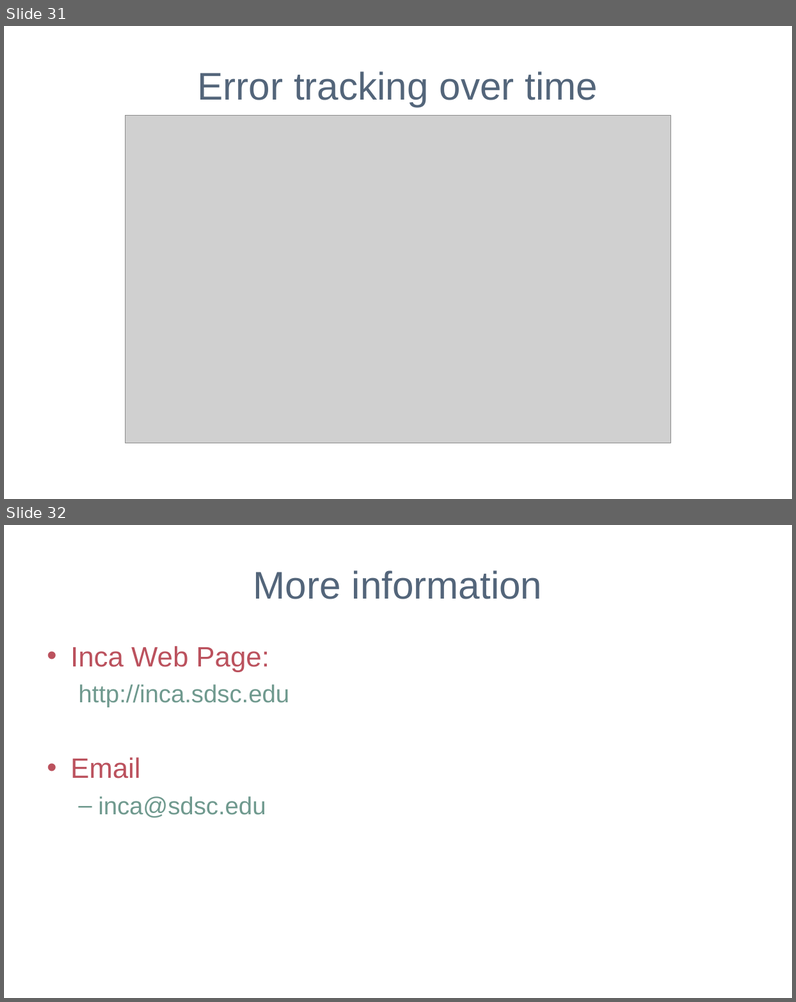
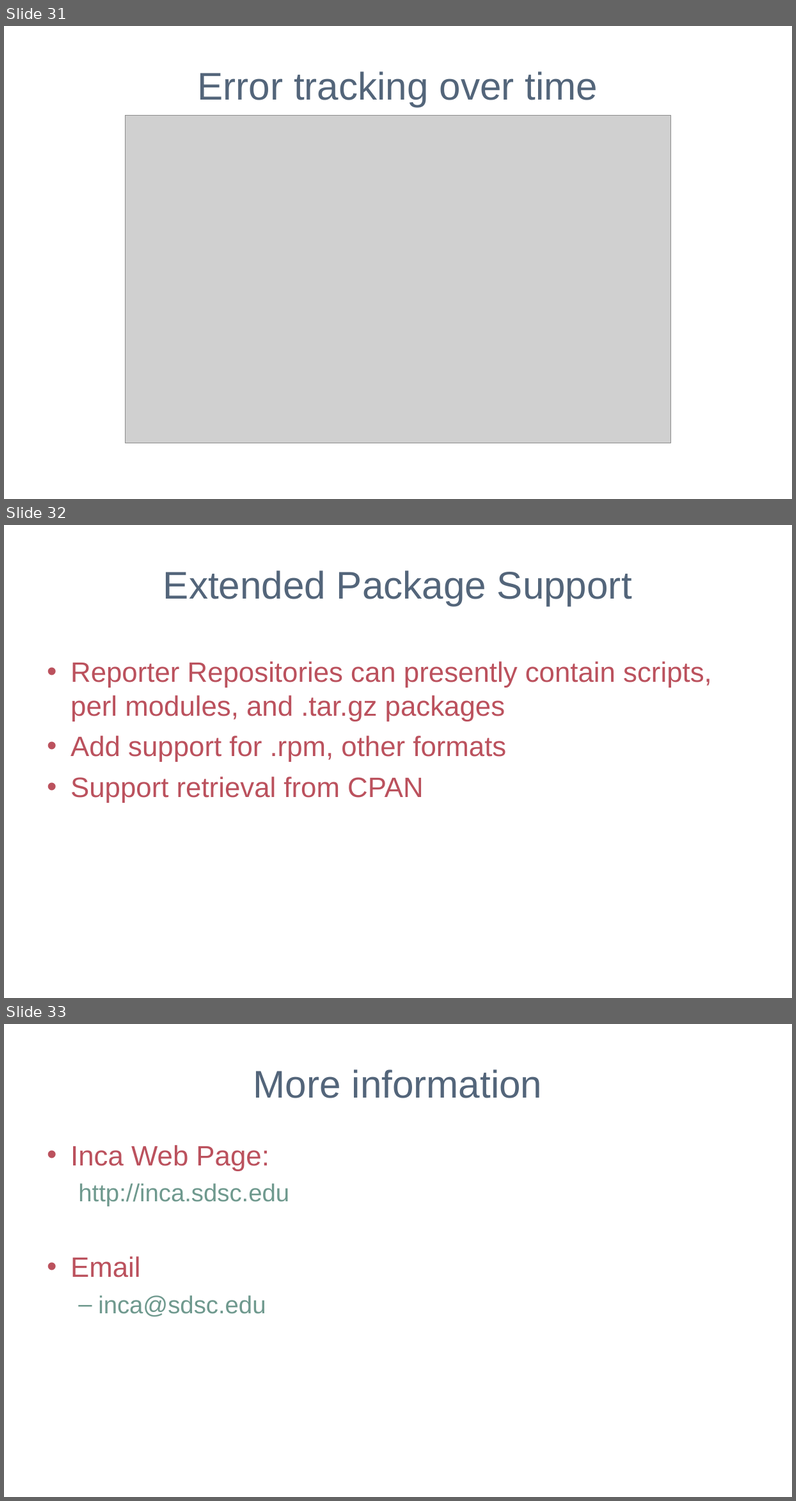
Before and after one commit to IncaProject/inca-xsede, a slide deck: talks/sc06/sc_06.ppt. Shown one above the other, each under a label of ours: slides 31 and 32 before the commit, slides 31, 32 and 33 after it. The pictures are 796x1002 and 796x1501 pixels, drawn with LibreOffice and Linux fonts; fonts in the diff are those of the drawing; grey boxes stand for pictures; background and template pictures are left out. Boxes give left, top, right and bottom in pixels: in the first picture for what was removed or moved away, otherwise in the second. Text is boxed around its words. In the diff, an @@ line names an element or a change of style, - is before the commit and + after.

Commit message:
Add slide for extended package support.

```diff
--- a/talks/sc06/sc_06.ppt
+++ b/talks/sc06/sc_06.ppt
@@ slide 32 added at (x1=4, y1=525, x2=792, y2=998), background #FFFFFF @@
@@ title added at (x1=163, y1=570, x2=632, y2=606), 44 pt, text #53657A @@
+Extended Package Support
@@ text added at (x1=71, y1=661, x2=712, y2=803), 32 pt, text #BB515D @@
+• Reporter Repositories can presently contain scripts, perl modules, and .tar.gz packages
+• Add support for .rpm, other formats
+• Support retrieval from CPAN
@@ what was slide 32 is now slide 33 @@
```
Also in this commit, not shown: 3 slides changed.
